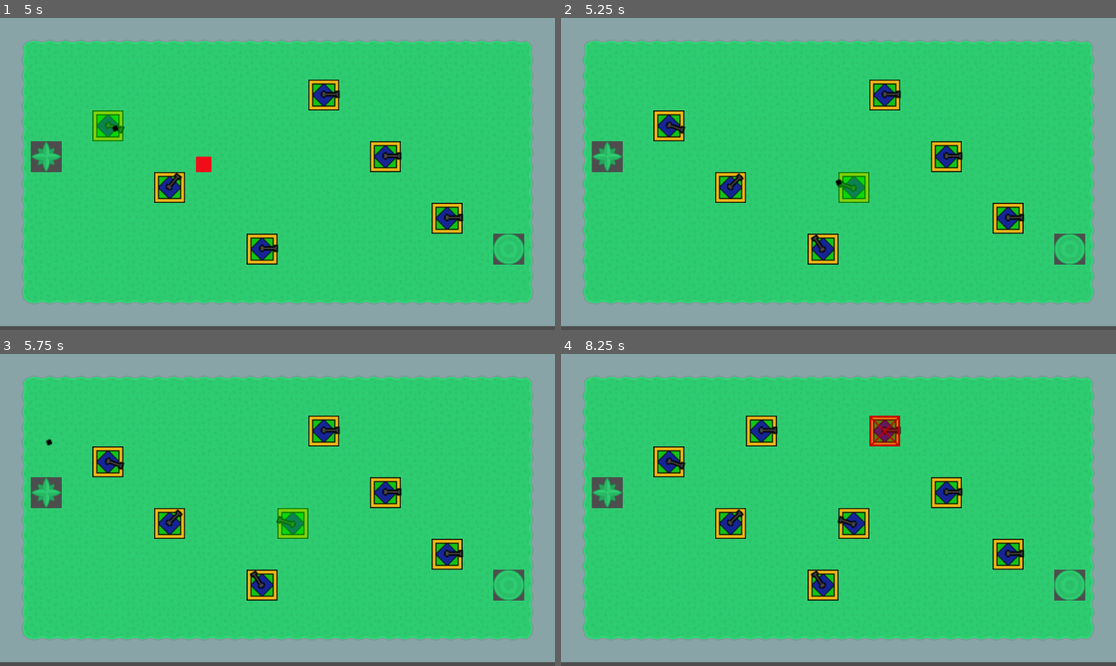
Above: before the commit, frames 1-4 (two rows, left to right).
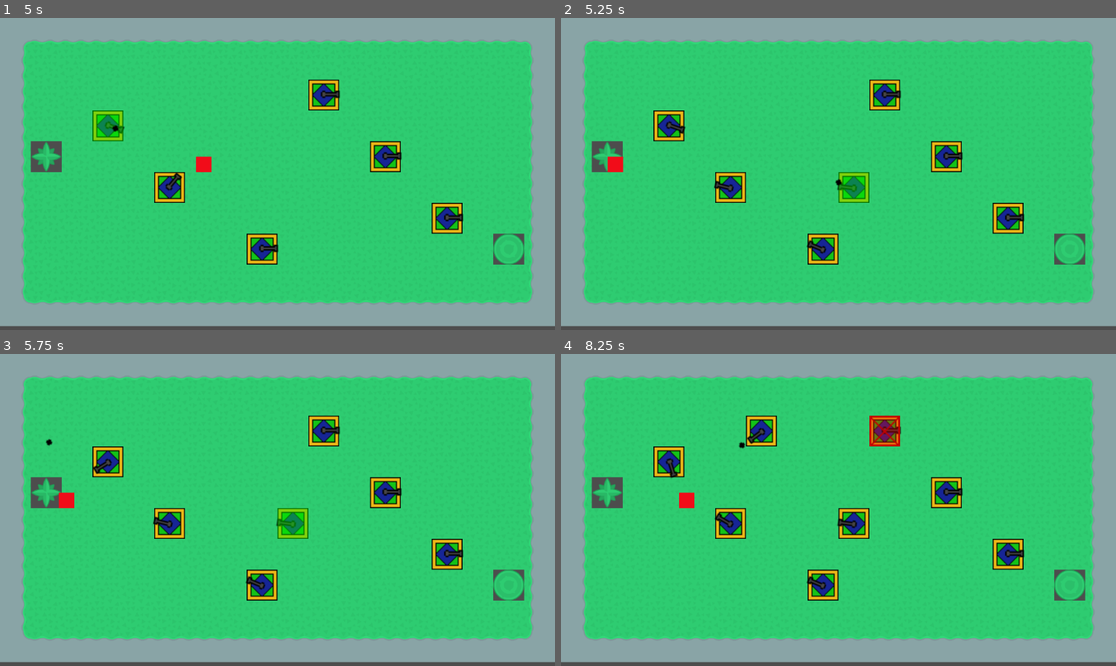
Above: after the commit, the same moments.

Repository: robmayhew/godot-questions
Game: Godot game, scene res://main.tscn
Same seed, same stepped clock (60 frames per second), same inputs: the game is played once before the commit and once after it.
Inputs (mouse positions are in pixels of both pictures, inside the frame that each line leads up to):
- Up to frame 1 (5 s): move the mouse to (399, 158) at 0.52 s; click (399, 158) at 0.67 s; move the mouse to (166, 189) at 1.27 s; click (166, 189) at 1.42 s; move the mouse to (333, 105) at 2.02 s; click (333, 105) at 2.17 s; move the mouse to (249, 236) at 2.77 s; click (249, 236) at 2.92 s; move the mouse to (444, 220) at 3.52 s; click (444, 220) at 3.67 s; move the mouse to (111, 127) at 4.27 s; click (111, 127) at 4.42 s
- Up to frame 2 (5.25 s): move the mouse to (866, 174) at 5.02 s; click (866, 174) at 5.17 s
- Up to frame 3 (5.75 s): no input
- Up to frame 4 (8.25 s): move the mouse to (755, 432) at 5.77 s; click (755, 432) at 5.92 s; move the mouse to (960, 494) at 6.52 s; click (960, 494) at 6.67 s; move the mouse to (727, 525) at 7.27 s; click (727, 525) at 7.42 s; move the mouse to (894, 441) at 8.02 s; click (894, 441) at 8.17 s

Frame 1 is identical in both runs. In frame 2, 0.4% of the frame differs, in the area x 8-53%, y 44-76%; in frame 3, 0.5%; in frame 4, 0.7%, in the area x 18-54%, y 23-76%.

Commit message:
Getting closer to a game loop

Diff:
--- a/towerdefence/creep.gd
+++ b/towerdefence/creep.gd
@@ -3,7 +3,9 @@
 @export var speed := 50.0
 var target_position:Vector2 = Vector2.ZERO
 signal ready_for_next_cell
+signal dead
 var health = 10
+
 func _physics_process(delta: float) -> void:
 	if target_position == Vector2.ZERO:
 		ready_for_next_cell.emit(Vector2.ZERO)
@@ -22,4 +24,4 @@
 func hit():
 	health-=1
 	if health < 0:
-		queue_free()
+		dead.emit()
--- a/towerdefence/cursor.gd
+++ b/towerdefence/cursor.gd
@@ -1,11 +1,8 @@
 extends Node2D
 
 
-# Called when the node enters the scene tree for the first time.
 func _ready() -> void:
-	pass # Replace with function body.
-
-
+	pass
 
 func _process(delta: float) -> void:
 	pass
--- a/towerdefence/main.gd
+++ b/towerdefence/main.gd
@@ -2,6 +2,7 @@
 
 @onready var tilemap_layer: TileMapLayer = $TileMapLayer
 const TURRET_SCENE := preload("res://turret.tscn")
+var death_boost = 2
 func _ready() -> void:
 	# Update astar grid with solid tiles based on "open" custom data
 	Global.update_points_now_solid(tilemap_layer)
@@ -49,3 +50,12 @@
 	if global_position == Vector2.ZERO:
 		$Creep.global_position = new_position
 	$Creep.target_position = new_position;
+
+
+func _on_creep_dead() -> void:
+	var new_position = tilemap_layer.map_to_local(Global.CREEP_SPAWN)
+	$Creep.global_position = new_position
+	$Creep.target_position = new_position;
+	death_boost *= 2
+	$Creep.health = 10 + death_boost
+	pass # Replace with function body.
--- a/towerdefence/main.tscn
+++ b/towerdefence/main.tscn
@@ -1276,4 +1276,5 @@
 [node name="CreepScored" type="AudioStreamPlayer" parent="."]
 stream = ExtResource("7_272bh")
 
+[connection signal="dead" from="Creep" to="." method="_on_creep_dead"]
 [connection signal="ready_for_next_cell" from="Creep" to="." method="_on_creep_ready_for_next_cell"]
